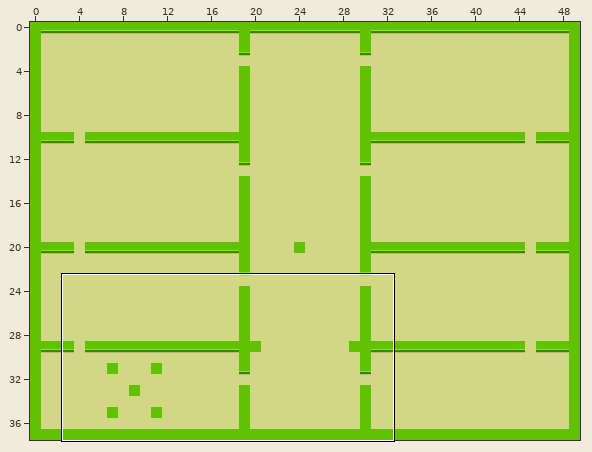
Two versions of a level (Tiled map, assets/levels/room1.tmx). The first picture is a wide view before the edit; the outline marks the close-up.
Close-up. Before:
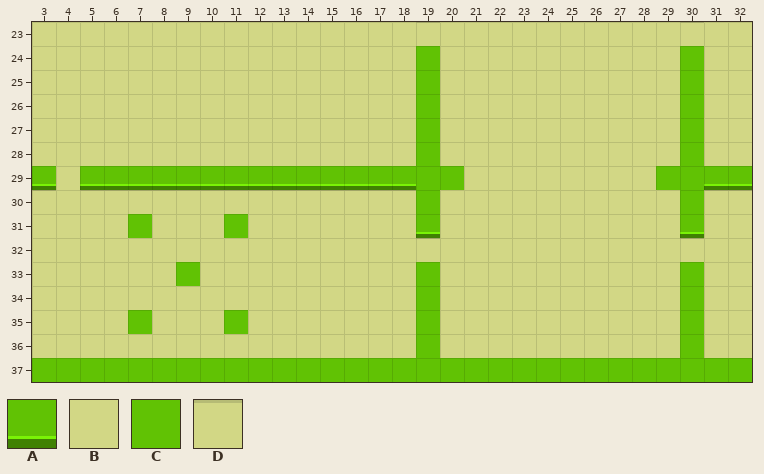
Cells are 16x16 px. Shown: x 3..32, y 23..37. The commit also changed other parts of the map, which this record leaves out.
Key: from "tiles": A 0, B 1, C 2, D 3.
_ is an empty cell.
Layer "Tile Layer 1" before, first column x 3:
23 BBBBBBBBBBBBBBBBDBBBBBBBBBBDBB
24 BBBBBBBBBBBBBBBBCBBBBBBBBBBCBB
25 BBBBBBBBBBBBBBBBCBBBBBBBBBBCBB
26 BBBBBBBBBBBBBBBBCBBBBBBBBBBCBB
27 BBBBBBBBBBBBBBBBCBBBBBBBBBBCBB
28 BBBBBBBBBBBBBBBBCBBBBBBBBBBCBB
29 ABAAAAAAAAAAAAAACCBBBBBBBBCCAA
30 DBDDDDDDDDDDDDDDCBBBBBBBBBBCDD
31 BBBBCBBBCBBBBBBBABBBBBBBBBBABB
32 BBBBBBBBBBBBBBBBDBBBBBBBBBBDBB
33 BBBBBBCBBBBBBBBBCBBBBBBBBBBCBB
34 BBBBBBBBBBBBBBBBCBBBBBBBBBBCBB
35 BBBBCBBBCBBBBBBBCBBBBBBBBBBCBB
36 BBBBBBBBBBBBBBBBCBBBBBBBBBBCBB
37 CCCCCCCCCCCCCCCCCCCCCCCCCCCCCC
After the commit:
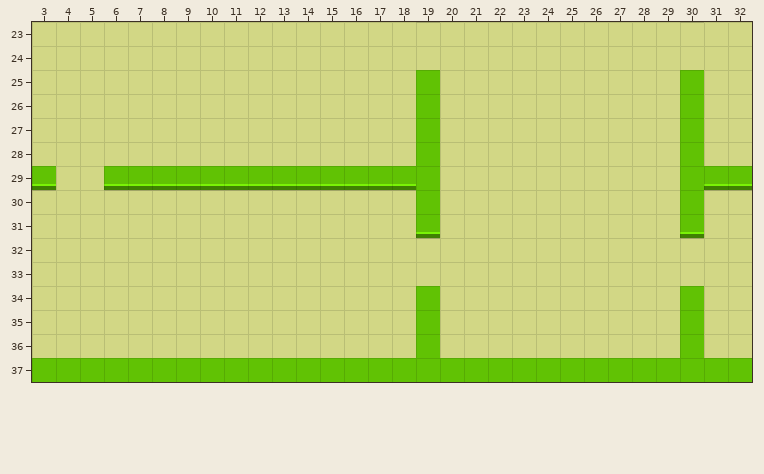
Diff:
Changed rows in their new state; . is an unchanged cell.
Layer "Tile Layer 1":
first column x 19:
24 B..........B
first column x 5:
29 B..............B........B.
30 B.........................
31 ..B...B...................
33 ....B.........B..........B
35 ..B...B...................
